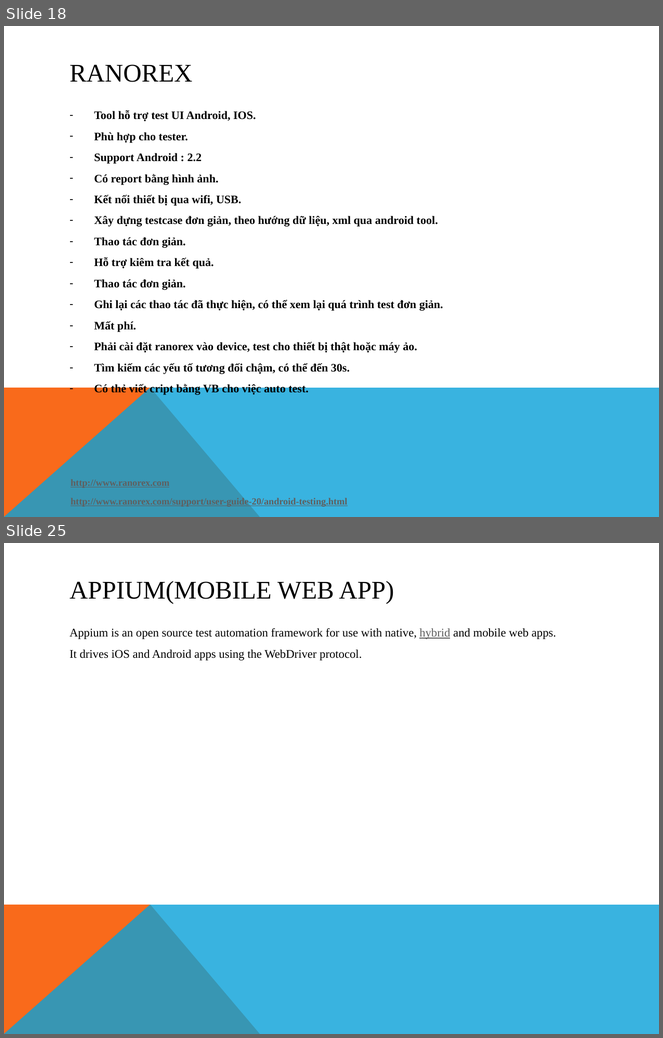
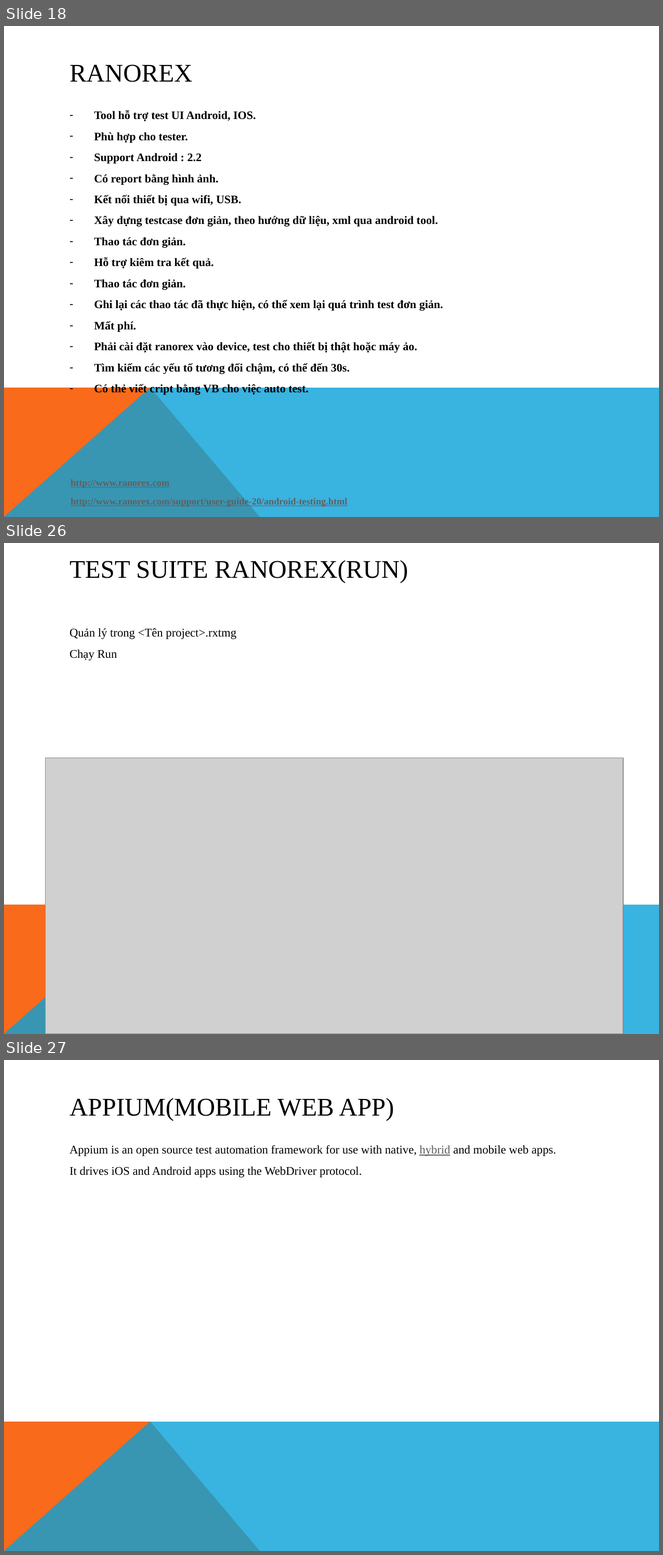
Before and after one commit to fordream/docs, a slide deck: auto-test/Android Autotest Tool.pptx. Shown one above the other, each under a label of ours: slides 18 and 25 before the commit, slides 18, 26 and 27 after it; the slides between them are not shown. The pictures are 663x1038 and 663x1555 pixels, drawn with LibreOffice and Linux fonts; fonts in the diff are those of the drawing; grey boxes stand for pictures. Boxes give left, top, right and bottom in pixels: in the first picture for what was removed or moved away, otherwise in the second. Text is boxed around its words. In the diff, an @@ line names an element or a change of style, - is before the commit and + after.

```diff
--- a/auto-test/Android Autotest Tool.pptx
+++ b/auto-test/Android Autotest Tool.pptx
@@ slide 26 added at [4,543,659,1034], background #FFFFFF; not listed: 2 template elements that a slide beside it also shows @@
@@ title added at [70,560,409,583], 28 pt, text #000000 @@
+TEST SUITE RANOREX(RUN)
@@ text added at [70,628,236,661], 13 pt, text #000000 @@
+Quản lý trong <Tên project>.rxtmg
+Chạy Run
@@ picture added at [45,758,623,1034] @@
@@ what was slide 25 is now slide 27 @@
```
Also in this commit, not shown: 6 slides changed, 4 other slides added, 3 slides removed.
